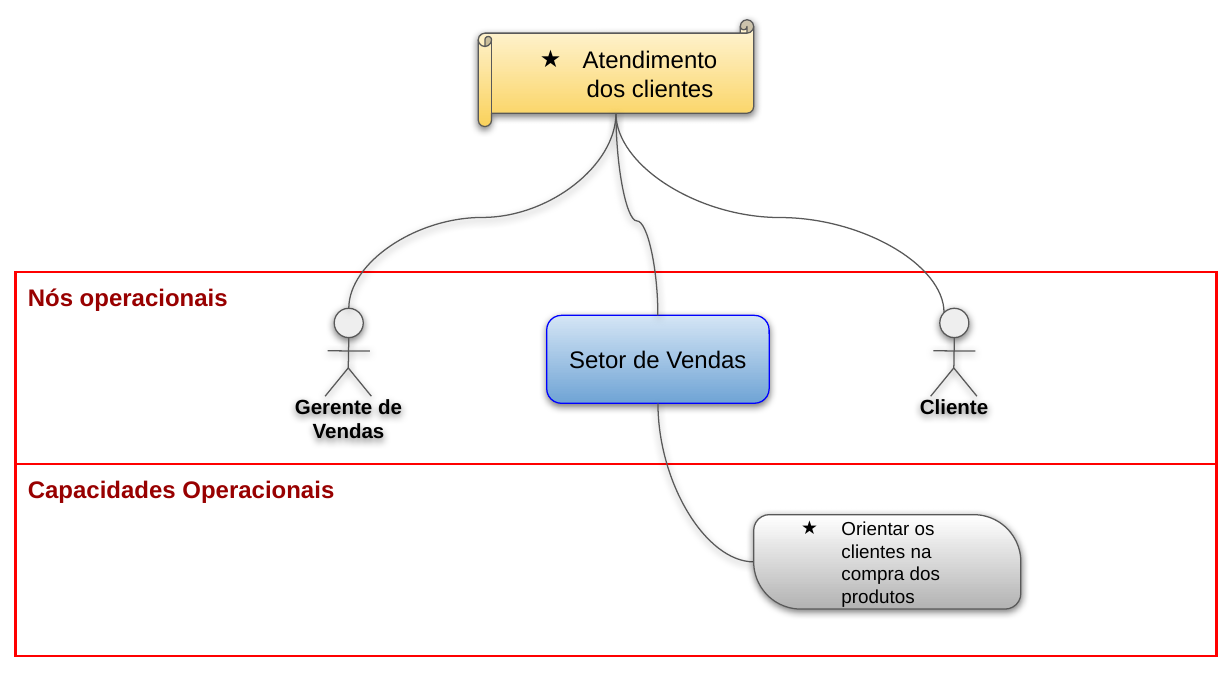
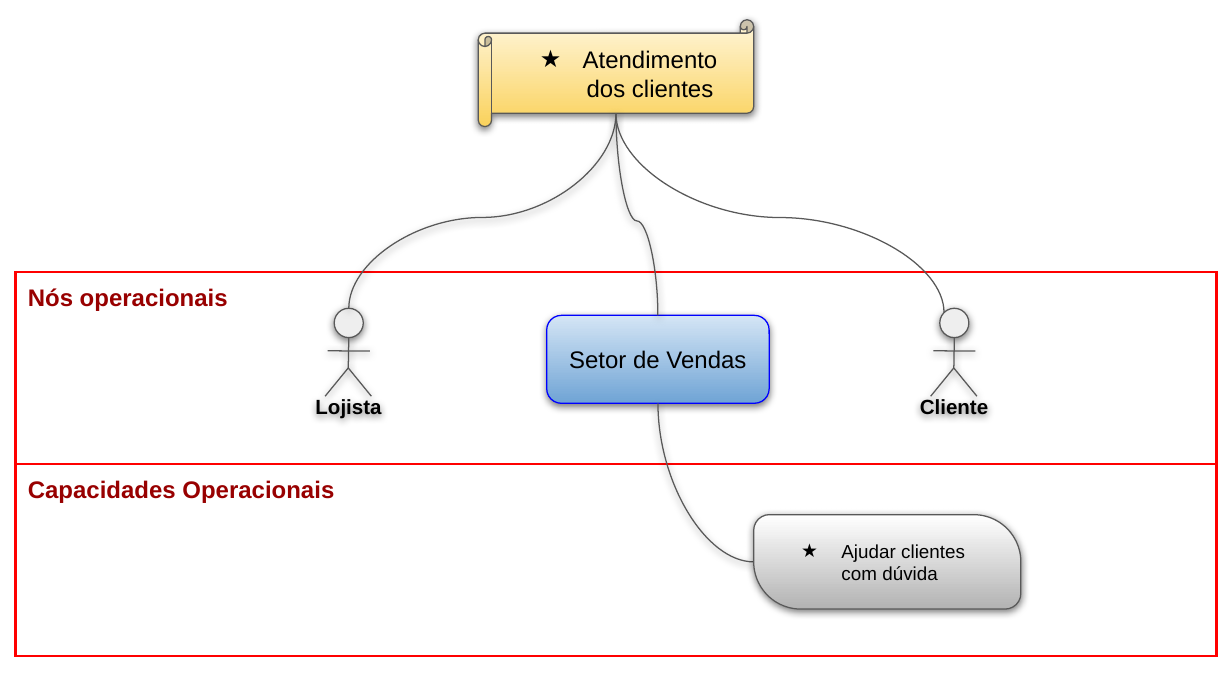
Before and after one commit to Andre-Narciso/ES-AC01, a slide deck: slide 2 of 15. Arquitetura de Negócio para cada Cenário.pptx. Drawn at 1232x693 pixels with LibreOffice and Linux fonts; fonts in the diff are those of the drawing. Boxes give left, top, right and bottom in pixels: in the first picture for what was removed or moved away, otherwise in the second. Text is boxed around its words. In the diff, an @@ line names an element or a change of style, - is before the commit and + after.

```diff
--- a/15. Arquitetura de Negócio para cada Cenário.pptx
+++ b/15. Arquitetura de Negócio para cada Cenário.pptx
@@ text at <box>315,397,381,418</box>: text changed @@
-Gerente de Vendas
+Lojista
@@ text in round diag rect at <box>841,544,965,580</box>: text changed @@
-★ Orientar os clientes na compra dos produtos
+★ Ajudar clientes com dúvida
```
Also in this commit, not shown: 4 other slides changed, 1 slide added, 5 other files.
